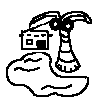
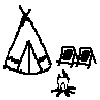
Two versions of the same layered image (100 × 100). Layer-by-layer changes:
added layer "图层 5" above "图层 4" over [3, 5, 97, 97]
hid "图层 4" over [6, 11, 92, 97]
